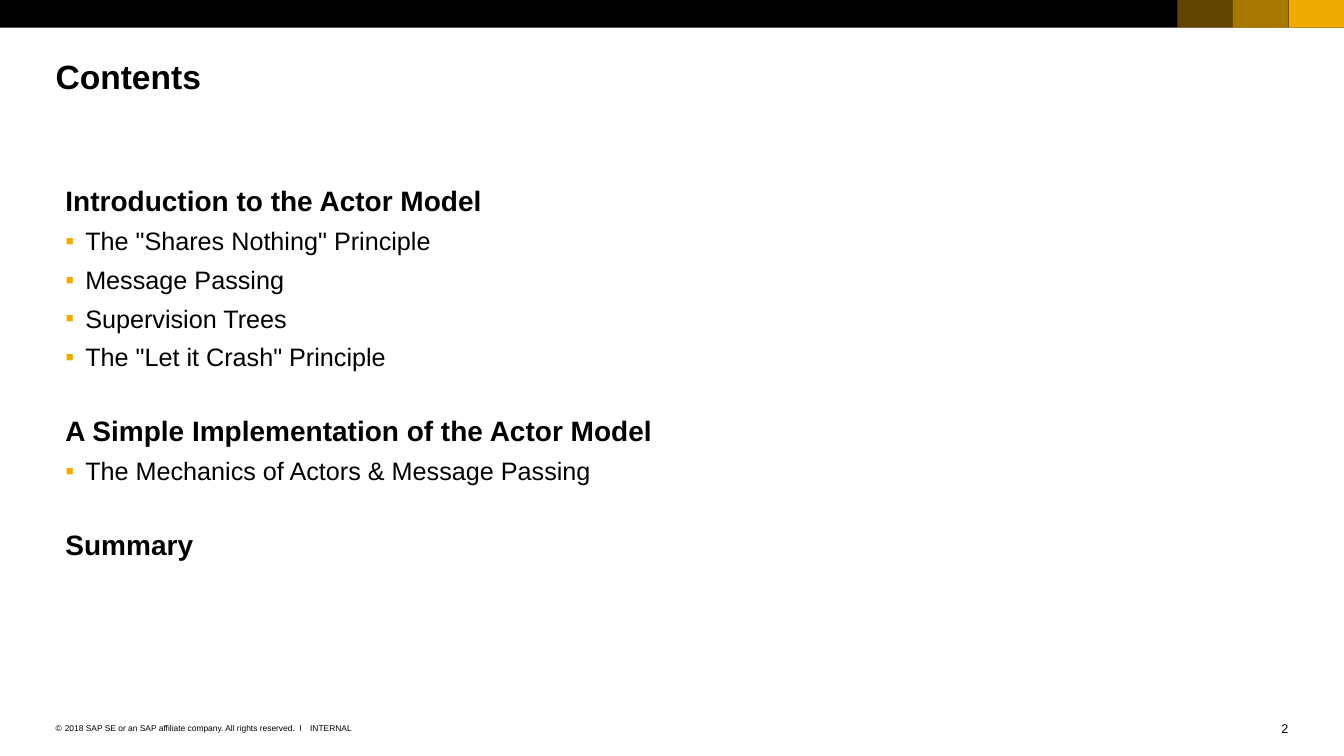
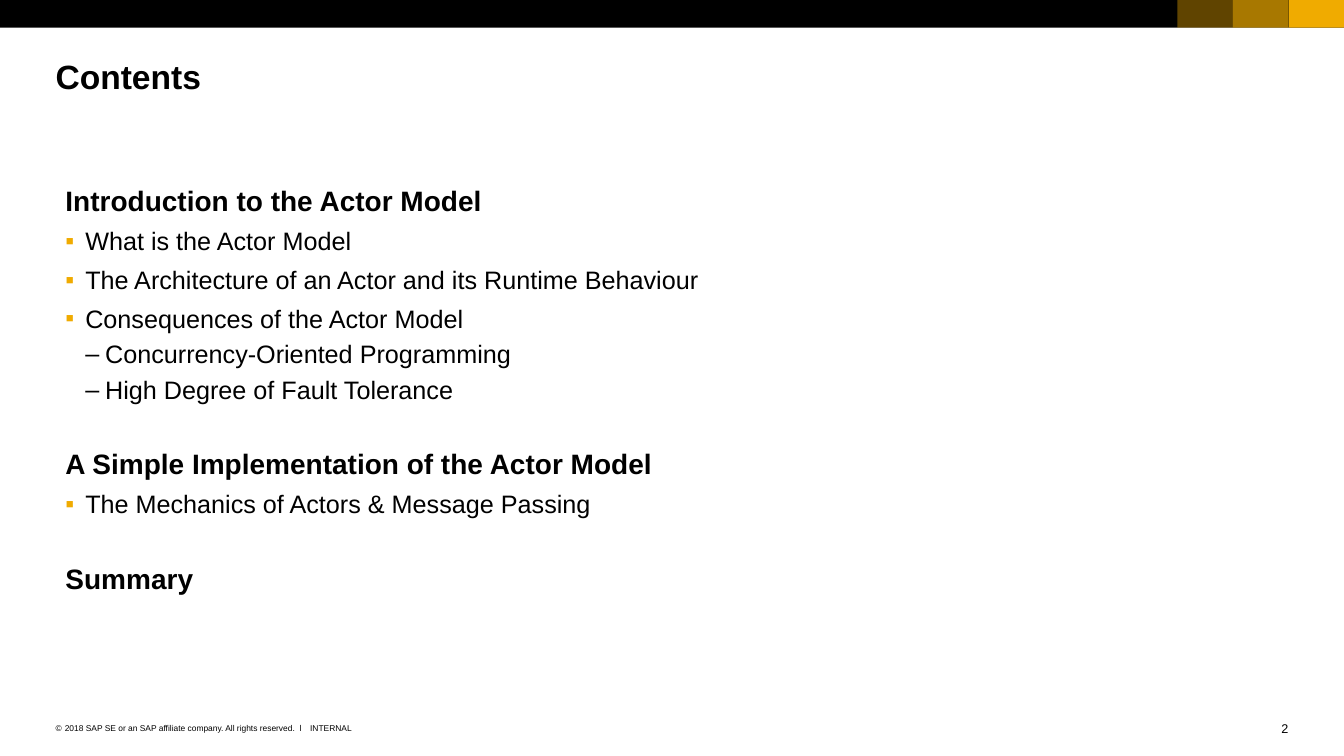
Before and after one commit to ChrisWhealy/WeatherDemo, a slide deck: slide 2 of documentation/Using the Actor Model.ppsx. Drawn at 1344x756 pixels with LibreOffice and Linux fonts; fonts in the diff are those of the drawing. Boxes give left, top, right and bottom in pixels: in the first picture for what was removed or moved away, otherwise in the second. Text is boxed around its words. In the diff, an @@ line names an element or a change of style, - is before the commit and + after.

Commit message:
Update Actor Model presentation

```diff
--- a/documentation/Using the Actor Model.ppsx
+++ b/documentation/Using the Actor Model.ppsx
@@ text at (85,231,698,405): text changed @@
-  ▪ The "Shares Nothing" Principle
-  ▪ Message Passing
-  ▪ Supervision Trees
-  ▪ The "Let it Crash" Principle
+  ▪ What is the Actor Model
+  ▪ The Architecture of an Actor and its Runtime Behaviour
+  ▪ Consequences of the Actor Model
+    – Concurrency-Oriented Programming
+    – High Degree of Fault Tolerance
```
Also in this commit, not shown: 9 other slides changed, 7 slides added, 2 slides removed.
